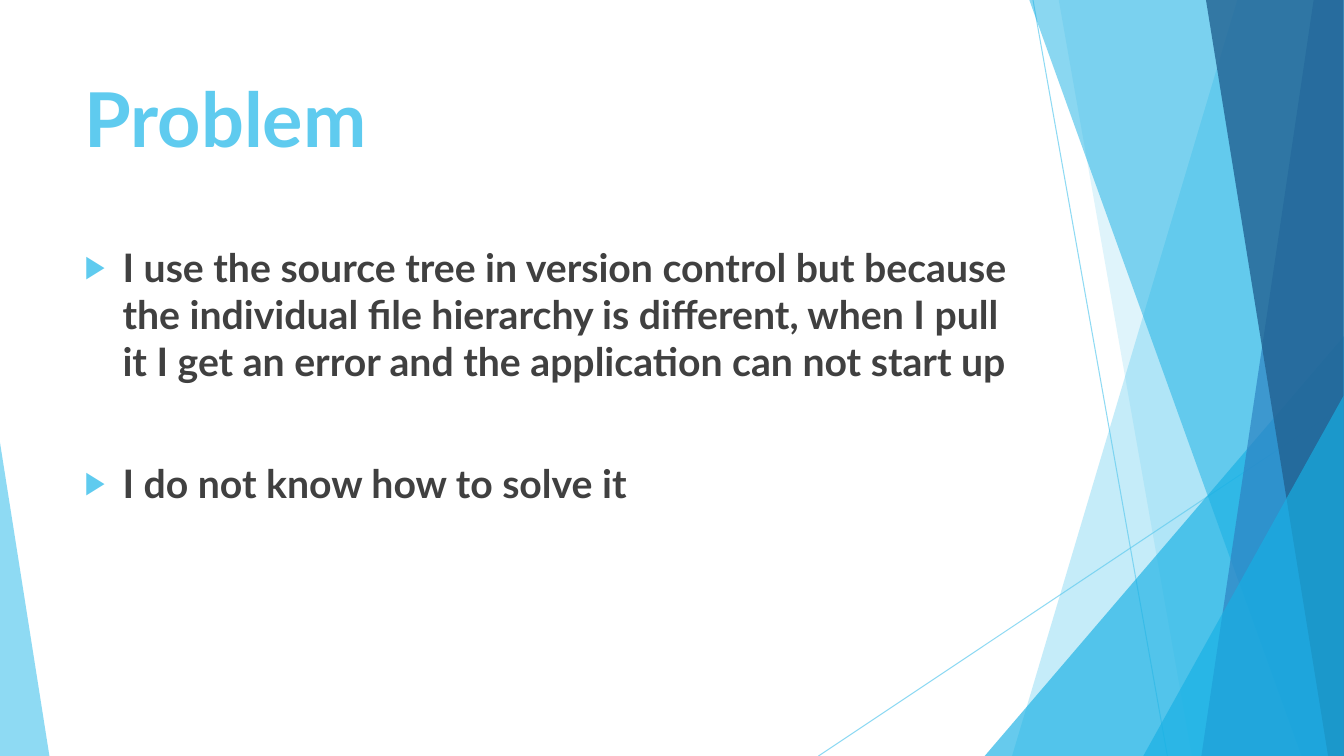
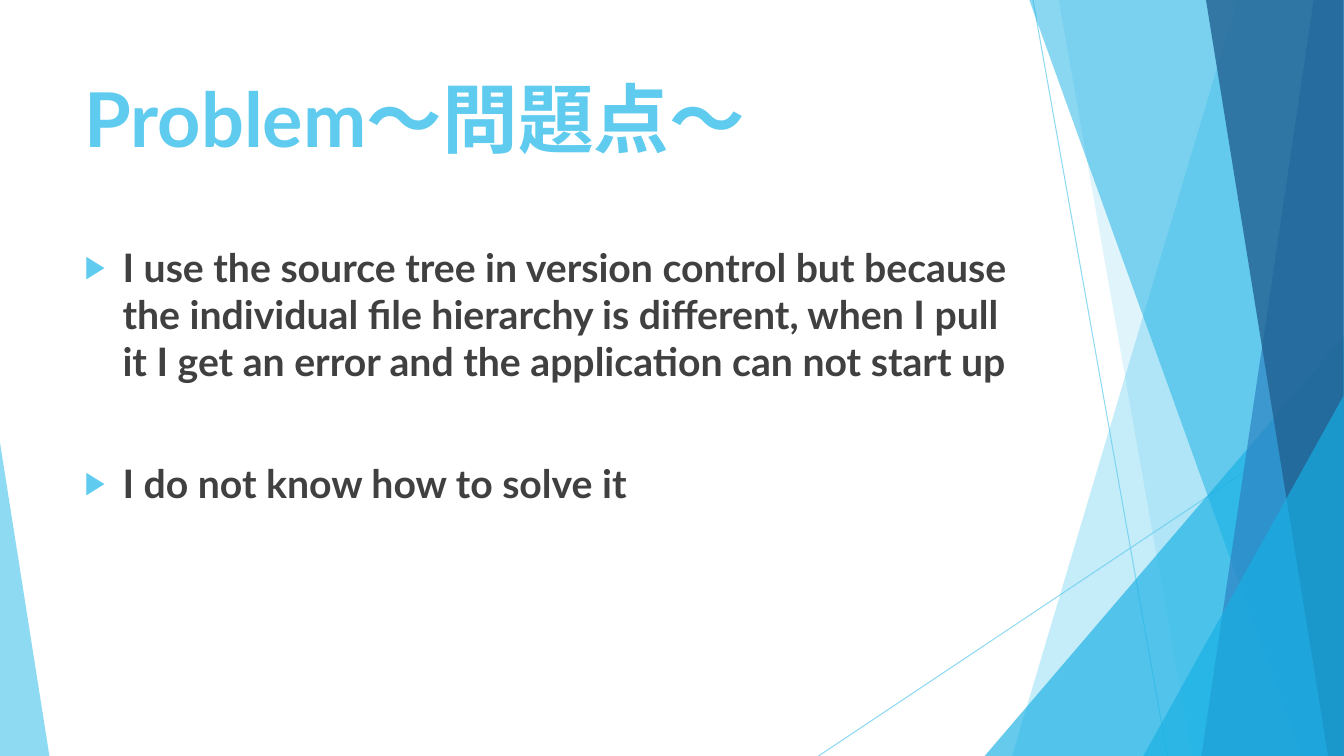
Before and after one commit to HimetyanSamaruha/Athletic, a slide deck: slide 6 of Athletic/MidPresentation.pptx. Drawn at 1344x756 pixels with LibreOffice and Linux fonts; fonts in the diff are those of the drawing. Boxes give left, top, right and bottom in pixels: in the first picture for what was removed or moved away, otherwise in the second. Text is boxed around its words. In the diff, an @@ line names an element or a change of style, - is before the commit and + after.

```diff
--- a/Athletic/MidPresentation.pptx
+++ b/Athletic/MidPresentation.pptx
@@ title at [85, 83, 745, 154]: text changed @@
-Problem
+Problem～問題点～
```
Also in this commit, not shown: 5 other slides changed.
